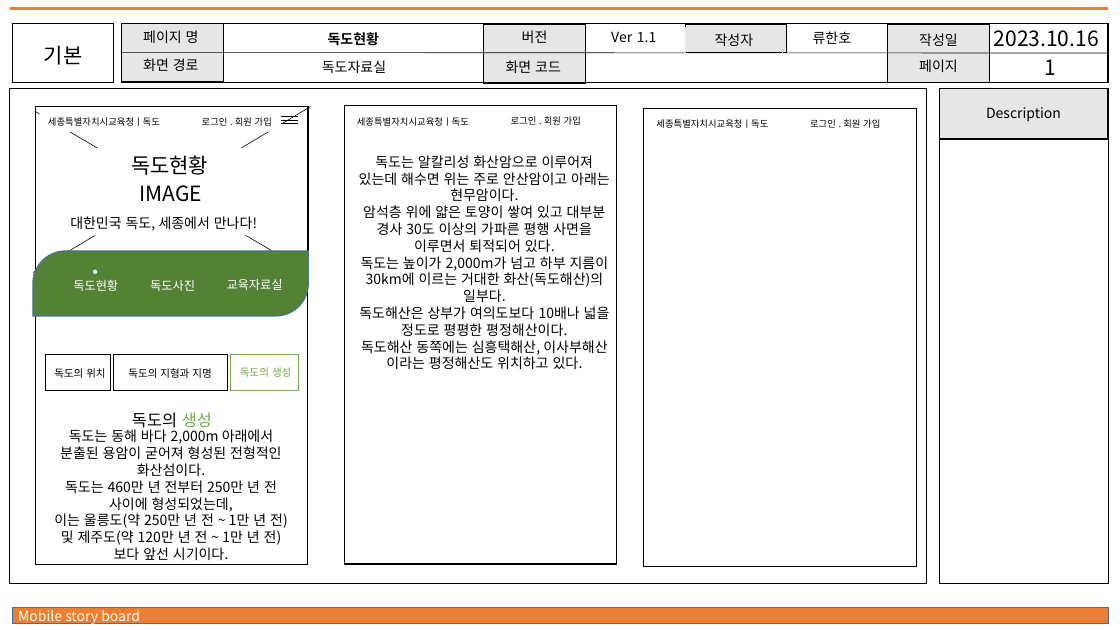
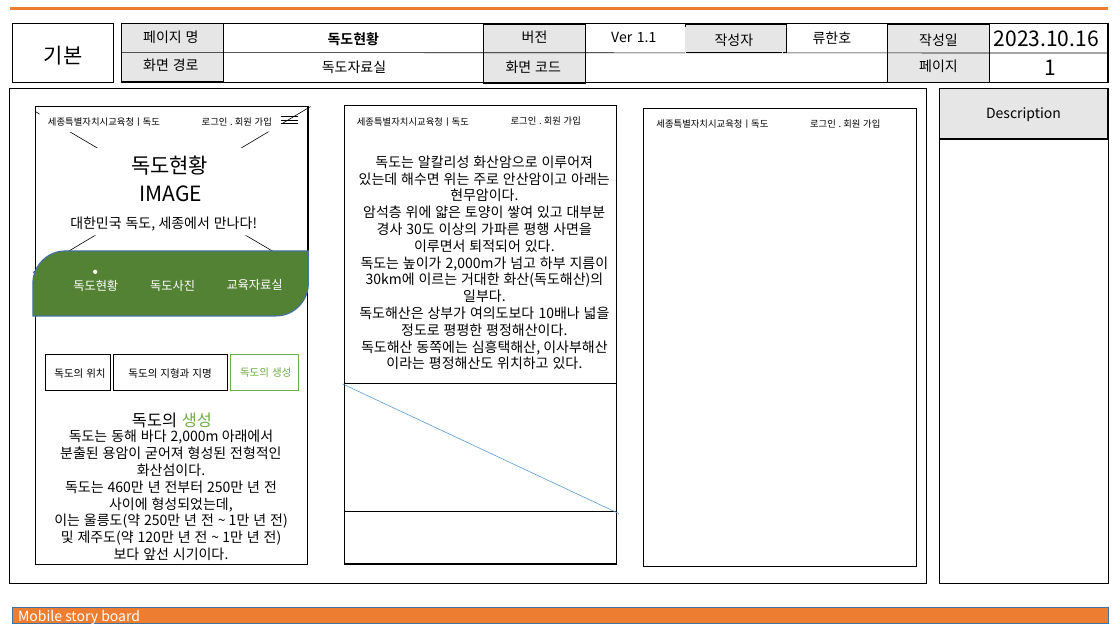
Before and after one commit to RH603/work, a slide deck: slide 21 of 모바일 스토리보드/메인화면(독도전시관) - 류한호 10.16 ver01-02.pptx (slide 20 before the commit). Drawn at 1120x630 pixels with LibreOffice and Linux fonts; fonts in the diff are those of the drawing. Boxes give left, top, right and bottom in pixels: in the first picture for what was removed or moved away, otherwise in the second. Text is boxed around its words. In the diff, an @@ line names an element or a change of style, - is before the commit and + after.

```diff
--- a/모바일 스토리보드/메인화면(독도전시관) - 류한호 10.16 ver01-02.pptx
+++ b/모바일 스토리보드/메인화면(독도전시관) - 류한호 10.16 ver01-02.pptx
@@ line added from (343, 384) to (619, 513), #5B9BD5 0.5 pt @@
@@ rectangle added at [344,384,617,512], outline #000000 1 pt @@
```
Also in this commit, not shown: 1 slide added, 2 other files.
